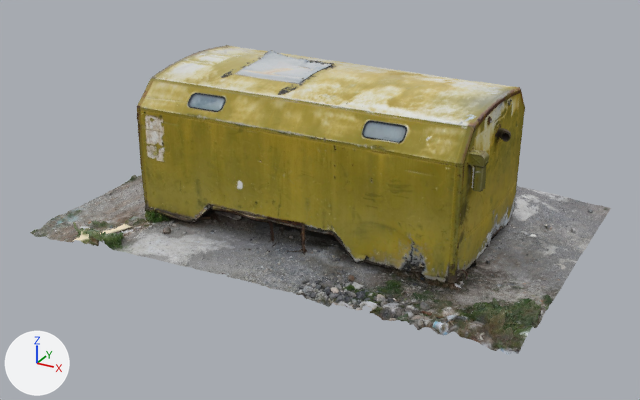
Before and after pictures for a commit that changed the glTF model assets/sketchfab/kung_truck/scene.gltf.
One viewpoint serves both versions: a camera (50 mm lens) standing at (2.69, -6.02, 2.16) and looking at (-2.72, 3.82, -2.76). Arrows for +X, +Y and +Z are at lower left; the lights stay in place. The picture after the commit comes second. Where no turn or scale is listed for an object, it has been applied to the vertices. Vertices at exactly the same position are counted once.
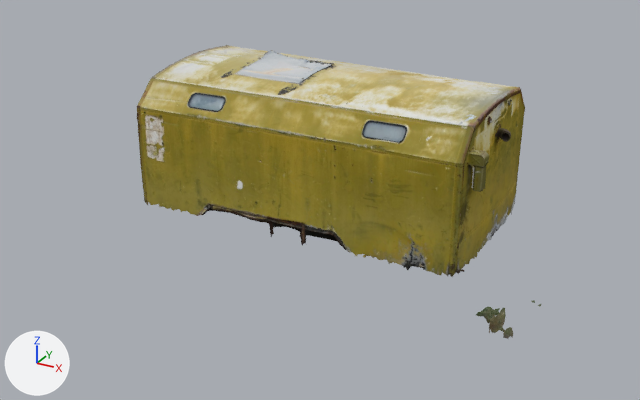
Where the change shows, as pixel boxes (x1, y1, x2, y2) in the pictures (640 x 400 px):
```json
{"object": "Object_3", "change": "reshaped", "before": [65, 53, 611, 351], "after": [137, 53, 542, 333], "on screen": "26% narrower, 6% shorter"}
{"object": "Object_4", "change": "reshaped", "before": [104, 61, 546, 341], "after": [137, 61, 488, 316]}
{"object": "Object_2", "change": "reshaped", "before": [90, 50, 581, 329], "after": [241, 50, 539, 329]}
{"object": "Object_5", "change": "reshaped", "before": [30, 45, 542, 355], "after": [186, 45, 535, 339]}
{"part": 1, "of": "me_object_0", "change": "deleted", "before": [90, 231, 581, 313]}
{"part": 2, "of": "me_object_0", "change": "deleted", "before": [277, 227, 352, 261]}
{"part": 3, "of": "me_object_0", "change": "deleted", "before": [500, 204, 515, 229]}
{"part": 4, "of": "me_object_1", "change": "deleted", "before": [65, 186, 611, 317]}
{"part": 5, "of": "me_object_1", "change": "deleted", "before": [243, 227, 383, 269]}
{"part": 6, "of": "me_object_1", "change": "deleted", "before": [476, 305, 539, 351]}
{"part": 7, "of": "me_object_2", "change": "deleted", "before": [104, 175, 546, 341]}
{"part": 8, "of": "me_object_2", "change": "deleted", "before": [145, 203, 279, 242]}
{"part": 9, "of": "me_object_2", "change": "deleted", "before": [457, 257, 477, 277]}
{"part": 10, "of": "me_object_3", "change": "deleted", "before": [181, 211, 516, 332]}
{"part": 11, "of": "me_object_3", "change": "deleted", "before": [30, 175, 162, 241]}
{"part": 12, "of": "me_object_3", "change": "deleted", "before": [362, 226, 542, 355]}
```

The change, as JSON lines over the scene's bpy script:
```json
{"block": "me_object_0", "where": "# used by ob_object_2; location = (0.0, 0.0, 0.0)"}
{"op": "remove", "block": "me_object_0", "code": "me_object_0.from_pydata(...)  # 13358 vertices, 25053 faces; spans x -6.05..0.72, y 1.81..6.42, z -3.22..-0.97"}
{"op": "add", "block": "me_object_0", "code": "me_object_0.from_pydata(...)  # 7160 vertices, 13435 faces; spans x -5.12..0.72, y 1.96..5.4, z -2.95..-0.97"}
{"block": "me_object_0", "change": "me_object_0 part 1: 10 loose pieces with 2500 vertices, spanning x -6.05..0.72, y 1.81..6.41, z -3.22..-2.89, are deleted"}
{"block": "me_object_0", "change": "me_object_0 part 2: 910 vertices removed from x -2.97..-1.68, y 2.82..3.66, z -3.1..-2.88"}
{"block": "me_object_0", "change": "me_object_0 part 3: 192 vertices removed from x -0.77..-0.33, y 4.47..5.41, z -3.09..-2.89"}
{"block": "me_object_0", "change": "other edits to the shape of me_object_0 do not show in these pictures"}
{"block": "me_object_1", "where": "# used by ob_object_3; location = (0.0, 0.0, 0.0)"}
{"op": "remove", "block": "me_object_1", "code": "me_object_1.from_pydata(...)  # 12733 vertices, 23680 faces; spans x -5.58..0.72, y 1.81..6.43, z -3.23..-1.04"}
{"op": "add", "block": "me_object_1", "code": "me_object_1.from_pydata(...)  # 5305 vertices, 9896 faces; spans x -5.17..0.72, y 1.9..4.77, z -2.93..-1.04"}
{"block": "me_object_1", "change": "me_object_1 part 4: 10 loose pieces with 6303 vertices, spanning x -5.58..0.72, y 1.81..6.43, z -3.23..-2.86, are deleted"}
{"block": "me_object_1", "change": "me_object_1 part 5: 962 vertices removed from x -3.21..-1.33, y 2.46..3.67, z -3.1..-2.88"}
{"block": "me_object_1", "change": "me_object_1 part 6: 163 vertices removed from x 0.17..0.72, y 1.82..2.69, z -3.07..-2.86"}
{"block": "me_object_2", "where": "# used by ob_object_4; location = (0.0, 0.0, 0.0)"}
{"op": "remove", "block": "me_object_2", "code": "me_object_2.from_pydata(...)  # 13126 vertices, 24677 faces; spans x -6.24..0.72, y 1.81..6.42, z -3.23..-1.04"}
{"op": "add", "block": "me_object_2", "code": "me_object_2.from_pydata(...)  # 6518 vertices, 12245 faces; spans x -5.17..0.27, y 2.11..5.41, z -2.93..-1.04"}
{"block": "me_object_2", "change": "me_object_2 part 7: 9 loose pieces with 3780 vertices, spanning x -6.24..0.72, y 1.81..6.13, z -3.23..-2.86, are deleted"}
{"block": "me_object_2", "change": "me_object_2 part 8: 872 vertices removed from x -5.15..-2.82, y 2.71..4.55, z -3.1..-2.87"}
{"block": "me_object_2", "change": "me_object_2 part 9: 112 vertices removed from x -0.52..-0.3, y 2.93..3.67, z -3.09..-2.87"}
{"block": "me_object_2", "change": "other edits to the shape of me_object_2 do not show in these pictures"}
{"block": "me_object_3", "where": "# used by ob_object_5; location = (0.0, 0.0, 0.0)"}
{"op": "remove", "block": "me_object_3", "code": "me_object_3.from_pydata(...)  # 14226 vertices, 26589 faces; spans x -6.24..0.72, y 1.8..6.41, z -3.28..-1.03"}
{"op": "add", "block": "me_object_3", "code": "me_object_3.from_pydata(...)  # 5460 vertices, 10162 faces; spans x -5.05..0.64, y 1.88..5.4, z -2.93..-1.03"}
{"block": "me_object_3", "change": "me_object_3 part 10: 8 loose pieces with 1805 vertices, spanning x -6.24..0.57, y 2.17..6.41, z -3.23..-2.91, are deleted"}
{"block": "me_object_3", "change": "me_object_3 part 11: 4690 vertices removed from x -6.23..-2.58, y 1.8..5.82, z -3.28..-2.87"}
{"block": "me_object_3", "change": "me_object_3 part 12: 2262 vertices removed from x -1.56..0.72, y 1.82..4.62, z -3.13..-2.88"}
{"block": "me_object_3", "change": "other edits to the shape of me_object_3 do not show in these pictures"}
```
